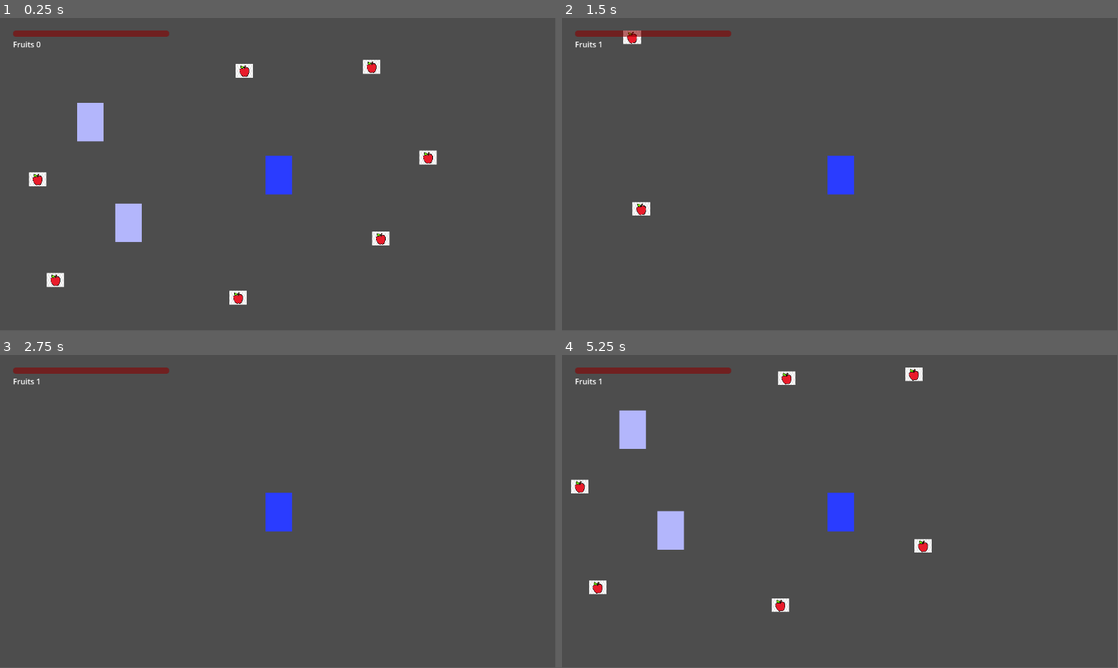
Above: before the commit, frames 1-4 (two rows, left to right).
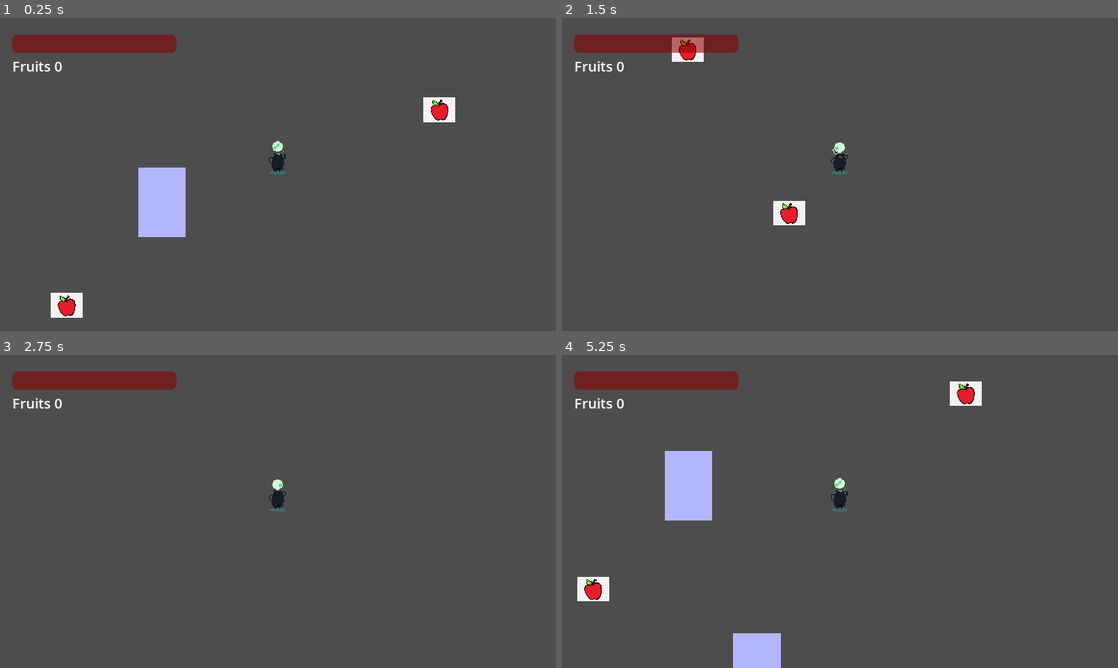
Above: after the commit, the same moments.

Repository: Challenger-84/gamejam_abyss
Game: Godot game, scene res://main.tscn
Two runs of this game, one before a commit and one after it. Both use one fixed random seed, a clock stepped at 60 frames per second and the inputs below.
Inputs:
- Up to frame 1 (0.25 s): no input
- Up to frame 2 (1.5 s): tap Enter (ui_accept) at 0.5, 0.77 s; hold Right (Move Right) 0.53-1.28 s; hold S (Move Down) from 1.28 s (still down)
- Up to frame 3 (2.75 s): tap Enter (ui_accept) at 1.52 s; release S (Move Down) at 2.03 s; hold Right (Move Right) from 2.03 s (still down)
- Up to frame 4 (5.25 s): release Right (Move Right) at 2.78 s; hold W (Move Up) 2.78-3.53 s; tap Enter (ui_accept) at 3.02, 3.77, 4.52 s; hold A (Move Left) 3.53-5.03 s; hold S (Move Down) from 5.03 s (still down)
In our replay, the window is 799x449 before the commit and 800x450 after it. These sizes can differ from the game's own. Grey fills any space a smaller window leaves; there, only what the larger window draws over its background counts as a difference.

The runs differ from the first frame. In frame 1, 7.5% of the frame differs, in the area x 2-82%, y 4-96%; in frame 2, 3.5%; in frame 3, 2.7%; in frame 4, 8.1%, in the area x 1-76%, y 4-100%.

Commit message:
Added player assets and idle animation

Diff:
--- a/Scripts/player.gd
+++ b/Scripts/player.gd
@@ -7,6 +7,11 @@
 
 @export var healthbar : ProgressBar
 @export var fruitcounter : Label
+
+@onready var animated_sprite = $AnimatedSprite2D
+
+func _ready():
+	animated_sprite.play("idle")
 
 func _physics_process(delta):
 	var direction = Input.get_vector("Move Left", "Move Right", "Move Up", "Move Down")
--- a/main.tscn
+++ b/main.tscn
@@ -7,7 +7,7 @@
 [node name="Main" type="Node2D"]
 
 [node name="CharacterBody2D" parent="." node_paths=PackedStringArray("healthbar", "fruitcounter") instance=ExtResource("1_i78rh")]
-position = Vector2(574, 323)
+position = Vector2(319, 183)
 healthbar = NodePath("../CanvasLayer/MarginContainer/VBoxContainer/Red")
 fruitcounter = NodePath("../CanvasLayer/MarginContainer/VBoxContainer/Label")
 
@@ -16,10 +16,10 @@
 [node name="CanvasLayer" type="CanvasLayer" parent="."]
 
 [node name="MarginContainer" type="MarginContainer" parent="CanvasLayer"]
-offset_left = 27.0
-offset_top = 26.0
-offset_right = 351.0
-offset_bottom = 66.0
+offset_left = 14.0
+offset_top = 19.0
+offset_right = 203.0
+offset_bottom = 67.0
 
 [node name="VBoxContainer" type="VBoxContainer" parent="CanvasLayer/MarginContainer"]
 layout_mode = 2
--- a/player.tscn
+++ b/player.tscn
@@ -1,15 +1,88 @@
-[gd_scene load_steps=3 format=3 uid="uid://c5yj0rk81jh30"]
+[gd_scene load_steps=14 format=3 uid="uid://c5yj0rk81jh30"]
 
 [ext_resource type="Script" path="res://Scripts/player.gd" id="1_vjp11"]
+[ext_resource type="Texture2D" uid="uid://fk2dituknhtk" path="res://Assets/stormhead/idle.png" id="2_fxf36"]
 
 [sub_resource type="RectangleShape2D" id="RectangleShape2D_5euj8"]
-size = Vector2(55, 80)
+size = Vector2(11, 32)
+
+[sub_resource type="AtlasTexture" id="AtlasTexture_22kbe"]
+atlas = ExtResource("2_fxf36")
+region = Rect2(0, 0, 119, 124)
+
+[sub_resource type="AtlasTexture" id="AtlasTexture_aqywk"]
+atlas = ExtResource("2_fxf36")
+region = Rect2(0, 124, 119, 124)
+
+[sub_resource type="AtlasTexture" id="AtlasTexture_eqk2c"]
+atlas = ExtResource("2_fxf36")
+region = Rect2(0, 248, 119, 124)
+
+[sub_resource type="AtlasTexture" id="AtlasTexture_7y1gl"]
+atlas = ExtResource("2_fxf36")
+region = Rect2(0, 372, 119, 124)
+
+[sub_resource type="AtlasTexture" id="AtlasTexture_wo3i6"]
+atlas = ExtResource("2_fxf36")
+region = Rect2(0, 496, 119, 124)
+
+[sub_resource type="AtlasTexture" id="AtlasTexture_nexr5"]
+atlas = ExtResource("2_fxf36")
+region = Rect2(0, 620, 119, 124)
+
+[sub_resource type="AtlasTexture" id="AtlasTexture_jybvj"]
+atlas = ExtResource("2_fxf36")
+region = Rect2(0, 744, 119, 124)
+
+[sub_resource type="AtlasTexture" id="AtlasTexture_rek32"]
+atlas = ExtResource("2_fxf36")
+region = Rect2(0, 868, 119, 124)
+
+[sub_resource type="AtlasTexture" id="AtlasTexture_dtv2k"]
+atlas = ExtResource("2_fxf36")
+region = Rect2(0, 992, 119, 124)
+
+[sub_resource type="SpriteFrames" id="SpriteFrames_qh2la"]
+animations = [{
+"frames": [{
+"duration": 1.0,
+"texture": SubResource("AtlasTexture_22kbe")
+}, {
+"duration": 1.0,
+"texture": SubResource("AtlasTexture_aqywk")
+}, {
+"duration": 1.0,
+"texture": SubResource("AtlasTexture_eqk2c")
+}, {
+"duration": 1.0,
+"texture": SubResource("AtlasTexture_7y1gl")
+}, {
+"duration": 1.0,
+"texture": SubResource("AtlasTexture_wo3i6")
+}, {
+"duration": 1.0,
+"texture": SubResource("AtlasTexture_nexr5")
+}, {
+"duration": 1.0,
+"texture": SubResource("AtlasTexture_jybvj")
+}, {
+"duration": 1.0,
+"texture": SubResource("AtlasTexture_rek32")
+}, {
+"duration": 1.0,
+"texture": SubResource("AtlasTexture_dtv2k")
+}],
+"loop": true,
+"name": &"idle",
+"speed": 9.0
+}]
 
 [node name="Player" type="CharacterBody2D"]
 collision_layer = 2
 script = ExtResource("1_vjp11")
 
 [node name="ColorRect" type="ColorRect" parent="."]
+visible = false
 offset_left = -25.0
 offset_top = -38.0
 offset_right = 30.0
@@ -17,6 +90,12 @@
 color = Color(0.164706, 0.235294, 1, 1)
 
 [node name="CollisionShape2D" type="CollisionShape2D" parent="."]
-visible = false
-position = Vector2(2.5, 2)
+position = Vector2(-0.5, -17)
 shape = SubResource("RectangleShape2D_5euj8")
+
+[node name="AnimatedSprite2D" type="AnimatedSprite2D" parent="."]
+texture_filter = 1
+position = Vector2(6, -62)
+sprite_frames = SubResource("SpriteFrames_qh2la")
+animation = &"idle"
+frame_progress = 0.996816
--- a/project.godot
+++ b/project.godot
@@ -18,6 +18,14 @@
 [autoload]
 
 Globals="*res://Scripts/globals.gd"
+
+[display]
+
+window/size/viewport_width=640
+window/size/viewport_height=360
+window/size/window_width_override=1280
+window/size/window_height_override=720
+window/stretch/mode="canvas_items"
 
 [input]
 
Binary file added: Assets/stormhead/StormHead.aseprite
Binary file added: Assets/stormhead/attack.png
Not shown, added: Assets/stormhead/attack.png.import
Binary file added: Assets/stormhead/damaged.png
Not shown, added: Assets/stormhead/damaged.png.import
Binary file added: Assets/stormhead/death.png
Not shown, added: Assets/stormhead/death.png.import
Binary file added: Assets/stormhead/idle.png
Not shown, added: Assets/stormhead/idle.png.import
Binary file added: Assets/stormhead/run.png
Not shown, added: Assets/stormhead/run.png.import
